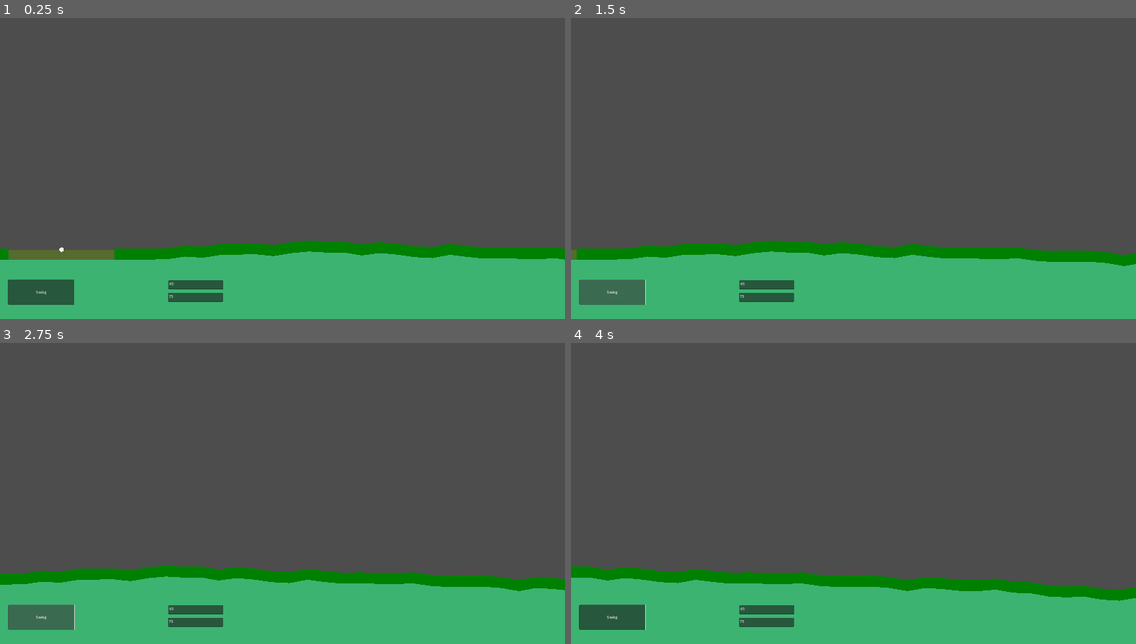
Above: before the commit, frames 1-4 (two rows, left to right).
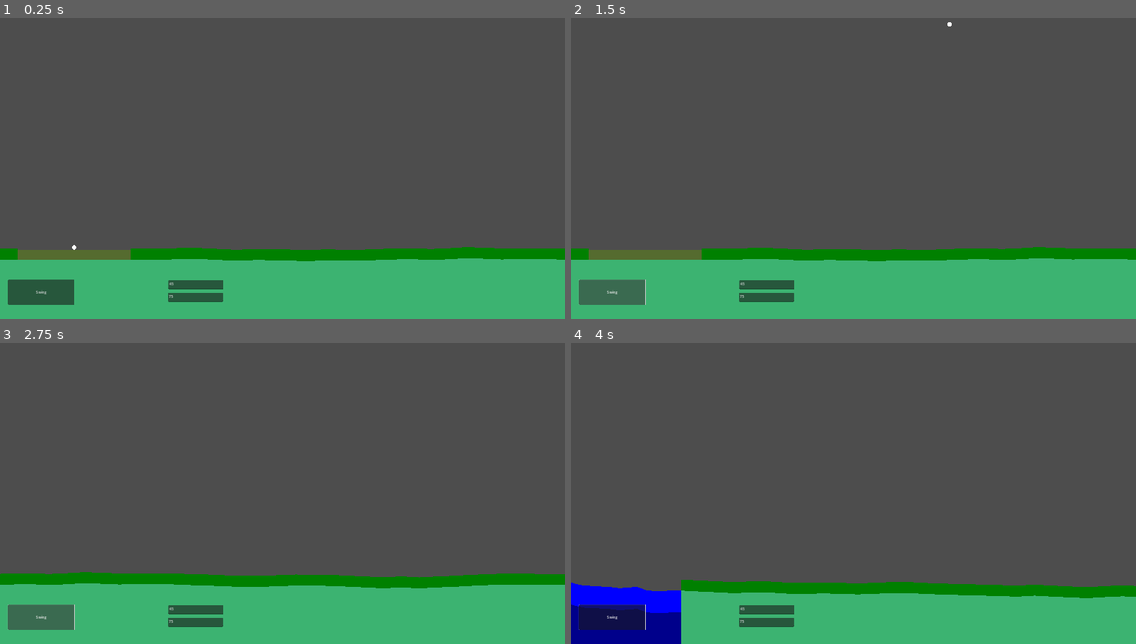
Above: after the commit, the same moments.

Repository: kentkalk/golf2d
Game: Godot game, scene res://MainGame/main_game.tscn
Two runs of this game, one before a commit and one after it. Both use one fixed random seed, a clock stepped at 60 frames per second and the inputs below.
Inputs (mouse positions are in pixels of both pictures, inside the frame that each line leads up to):
- Up to frame 1 (0.25 s): no input
- Up to frame 2 (1.5 s): click "Swing" at 0.5 s; click "Swing" at 1.25 s
- Up to frame 3 (2.75 s): click "Swing" at 2 s
- Up to frame 4 (4 s): move the mouse to (977, 469) at 2.77 s; move the mouse to (740, 502) at 3.52 s

The runs differ from the first frame. In frame 1, 2.0% of the frame differs, in the area x 1-100%, y 74-81%; in frame 2, 3.0%; in frame 3, 2.7%; in frame 4, 7.9%, in the area x 0-100%, y 74-100%.

Commit message:
Improvements to level generator

Diff:
--- a/MainGame/scripts/Ball.gd
+++ b/MainGame/scripts/Ball.gd
@@ -14,10 +14,11 @@
 
 # Called every frame. 'delta' is the elapsed time since the previous frame.
 func _process(delta):
+	pass
 
 	# Freezes ball if it moves too slow, play was continuing forever otherwise
-	if self.linear_velocity.length() < 25:
-		self.freeze = true
+	#if self.linear_velocity.length() < 25:
+	#	self.freeze = true
 
 func _draw():
 	draw_circle(Vector2(0,0),ball_radius,Color.WHITE)
--- a/MainGame/scripts/Camera2D.gd
+++ b/MainGame/scripts/Camera2D.gd
@@ -4,7 +4,7 @@
 # Called when the node enters the scene tree for the first time.
 func _ready():
 	self.limit_left = 0
-	self.limit_right = get_parent().get_node("Ground").width
+	self.limit_right = get_parent().get_node("Ground").level_width
 
 # Called every frame. 'delta' is the elapsed time since the previous frame.
 func _process(delta):
--- a/MainGame/scripts/Ground.gd
+++ b/MainGame/scripts/Ground.gd
@@ -1,58 +1,55 @@
 extends StaticBody2D
 
-@export var width: float = 0
-@export var teebox_start_pos = Vector2(0,0)
+#public variables
+@export var level_width: float = 0  #width of generated level
+@export var teebox_start_pos = Vector2(0,0)  #where ball spawns initially
 
-# configuration
+# configuration constants
 const fairwaycolor = Color.WEB_GREEN
-const teeboxcolor = Color.DARK_OLIVE_GREEN
 const greencolor = Color.DARK_GREEN
 const fillcolor = Color.MEDIUM_SEA_GREEN
 const sectionwidth = 80
-const screenbottom = 720
-const sectiondeviations = 8
 
+# calculated variables
+var screenbottom
+
+# enums
+enum hazardtype {TEEBOX, FAIRWAY, WATER}
 
 # Called when the node enters the scene tree for the first time.
 func _ready():
+	screenbottom = get_viewport_rect().size.y / 2
 
-	const par = 5
+	const par = 3
 	const coursebegin = Vector2(-1280,400)
 
 	var startcoord = coursebegin
 	var nextcoord = Vector2(coursebegin.x + sectionwidth, coursebegin.y)
 
+	# This is just a test of course hazards, will be generated algorithmically later
+
 	# Tee Box
-	draw_groundpolys(startcoord, nextcoord, 50, fairwaycolor, fillcolor)
-	startcoord = Vector2(nextcoord.x, nextcoord.y + 5)
-	nextcoord = Vector2(nextcoord.x + sectionwidth, nextcoord.y + 5)
-	width = width + sectionwidth
-	for i in range(6):
-		draw_groundpolys(startcoord, nextcoord, 45, teeboxcolor, fillcolor)
-		if (i == 2):
-			teebox_start_pos = nextcoord
-		startcoord = nextcoord
-		nextcoord = Vector2(nextcoord.x + sectionwidth, nextcoord.y)
-		width = width + sectionwidth
-	startcoord.y = startcoord.y - 5
-	nextcoord.y = nextcoord.y - 5
-	draw_groundpolys(startcoord, nextcoord, 50, fairwaycolor, fillcolor)
-	startcoord = nextcoord
-	nextcoord = Vector2(nextcoord.x + sectionwidth, nextcoord.y)
-	width = width + sectionwidth
+	startcoord = hole_section(startcoord, hazardtype.TEEBOX)
 
-	# Basic Fairway
-	for i in range(32 * par):
-		draw_groundpolys(startcoord, nextcoord, 50, fairwaycolor, fillcolor)
-		startcoord = nextcoord
-		nextcoord = Vector2(nextcoord.x + sectionwidth, nextcoord.y + randf_range(-15,15))
-		width = width + sectionwidth
+	# Basic Fairway pt.1
+	for i in range(par):
+		startcoord = hole_section(startcoord, hazardtype.FAIRWAY)
+
+	# Water hazard
+	startcoord = hole_section(startcoord, hazardtype.WATER, -50)
+
+	# Basic Fairway pt.2
+	for i in range(par):
+		startcoord = hole_section(startcoord, hazardtype.FAIRWAY)
+
+	# only to make the green generate in the correct location until rewritten
+	nextcoord = Vector2(startcoord.x + sectionwidth, startcoord.y)
 
 	# Green
 	draw_groundpolys(startcoord, nextcoord, 50, fairwaycolor, fillcolor)
 	startcoord = Vector2(nextcoord.x, nextcoord.y + 5)
 	nextcoord = Vector2(nextcoord.x + sectionwidth, nextcoord.y + 5)
-	width = width + sectionwidth
+	level_width = level_width + sectionwidth
 	var holelocation = randi_range(2,9)
 	for i in range(12):
 		if (i == holelocation):
@@ -65,17 +62,83 @@
 			draw_groundpolys(startcoord, nextcoord, 45, greencolor, fillcolor)
 		startcoord = nextcoord
 		nextcoord = Vector2(nextcoord.x + sectionwidth, nextcoord.y)
-		width = width + sectionwidth
+		level_width = level_width + sectionwidth
 	startcoord.y = startcoord.y - 5
 	nextcoord.y = nextcoord.y - 5
 	draw_groundpolys(startcoord, nextcoord, 50, fairwaycolor, fillcolor)
-	width = width + sectionwidth
+	level_width = level_width + sectionwidth
 
 
+# Function adds a section to the level
+# each hole has one teebox, one green, and multiple hazard sections depending on hole par
+func hole_section(start: Vector2, type: hazardtype, elevationoffset: float = 0):
+	var startcoord = start
+	var nextcoord = start
 
+	match type:
+
+		hazardtype.TEEBOX:
+			# configuration constants
+			const groundthickness = 50  #thickness of ground layer on edges
+			const boxthickness = 45  #thickness of ground layer under teebox
+			const groundcolor = Color.WEB_GREEN #color of surrounding fairway
+			const boxcolor = Color.DARK_OLIVE_GREEN #color of teebox itself
+
+			# leading edge
+			startcoord = Vector2(start.x, start.y + elevationoffset)
+			nextcoord = Vector2(startcoord.x + (get_viewport_rect().size.x / 32), startcoord.y)
+			draw_groundpolys(startcoord, nextcoord, groundthickness, groundcolor, fillcolor)
+
+			# teebox
+			startcoord = Vector2(nextcoord.x, nextcoord.y + (groundthickness - boxthickness))
+			teebox_start_pos = Vector2(startcoord.x + ((get_viewport_rect().size.x / 5) / 2), startcoord.y)
+			nextcoord = Vector2(startcoord.x + (get_viewport_rect().size.x / 5), startcoord.y)
+			draw_groundpolys(startcoord, nextcoord, boxthickness, boxcolor, fillcolor)
+
+			# trailing edge
+			startcoord = Vector2(nextcoord.x, nextcoord.y - (groundthickness - boxthickness))
+			nextcoord = Vector2(startcoord.x + (get_viewport_rect().size.x / 32), startcoord.y)
+			draw_groundpolys(startcoord, nextcoord, groundthickness, groundcolor, fillcolor)
+
+		hazardtype.FAIRWAY:
+			# configuration constants
+			const groundthickness = 50 #thickness of ground layer
+			const groundcolor = Color.WEB_GREEN #color of ground layer
+			const roughness = 5 #random roughness range
+			const numberofpieces = 16 #number of pieces in a fairway section
+			var piecewidth = (get_viewport_rect().size.x / 2) / numberofpieces
+
+			# random fairway pieces
+			for i in range(numberofpieces):
+				nextcoord = Vector2(startcoord.x + piecewidth, startcoord.y + randf_range(-roughness, roughness) - elevationoffset)
+				elevationoffset = 0
+				draw_groundpolys(startcoord, nextcoord, groundthickness, groundcolor, fillcolor)
+				startcoord = nextcoord
+
+		hazardtype.WATER:
+			# configuration constants
+			const toplayerthickness = 100 #thickness of top layer of water
+			const toplayercolor = Color.BLUE
+			const bottomlayercolor = Color.DARK_BLUE
+			const roughness = 15 #random roughness range
+			const numberofpieces = 32 #number of pieces in a water section
+			var piecewidth = (get_viewport_rect().size.x / 2) / numberofpieces
+
+			# adjust for elevation offset one time, water sections are offset as one piece
+			startcoord.y = startcoord.y - elevationoffset
+			# random water pieces
+			for i in range(numberofpieces):
+				nextcoord = Vector2(startcoord.x + piecewidth, startcoord.y + randf_range(-roughness, roughness))
+				draw_groundpolys(startcoord, nextcoord, toplayerthickness, toplayercolor, bottomlayercolor, false)
+				startcoord = nextcoord
+			# adjust elevation back
+			nextcoord.y = nextcoord.y + elevationoffset
+
+	level_width = level_width + (nextcoord.x - start.x)
+	return nextcoord
 
 # Function draws a top layer (the ground), the underlying fill layer, and the collision polygon
-func draw_groundpolys(startloc: Vector2, nextloc: Vector2, topthickness: float, topcolor: Color, fillcolor: Color):
+func draw_groundpolys(startloc: Vector2, nextloc: Vector2, topthickness: float, topcolor: Color, fillcolor: Color, collides: bool = true):
 	var toppoly = PackedVector2Array([startloc, nextloc, Vector2(nextloc.x, nextloc.y + topthickness), Vector2(startloc.x, startloc.y + topthickness)])
 	var fillpoly = PackedVector2Array([Vector2(startloc.x, startloc.y + topthickness), Vector2(nextloc.x, nextloc.y + topthickness), Vector2(nextloc.x, screenbottom), Vector2(startloc.x, screenbottom)])
 
@@ -89,11 +152,9 @@
 	drawpolytop.color = topcolor
 	drawpolyfill.color = fillcolor
 
-	print (toppoly)
-	print (fillpoly)
-
 	self.add_child(drawpolytop)
-	self.add_child(collpolytop)
+	if collides:
+		self.add_child(collpolytop)
 	self.add_child(drawpolyfill)
 
 
Not shown, added: export_presets.cfg
